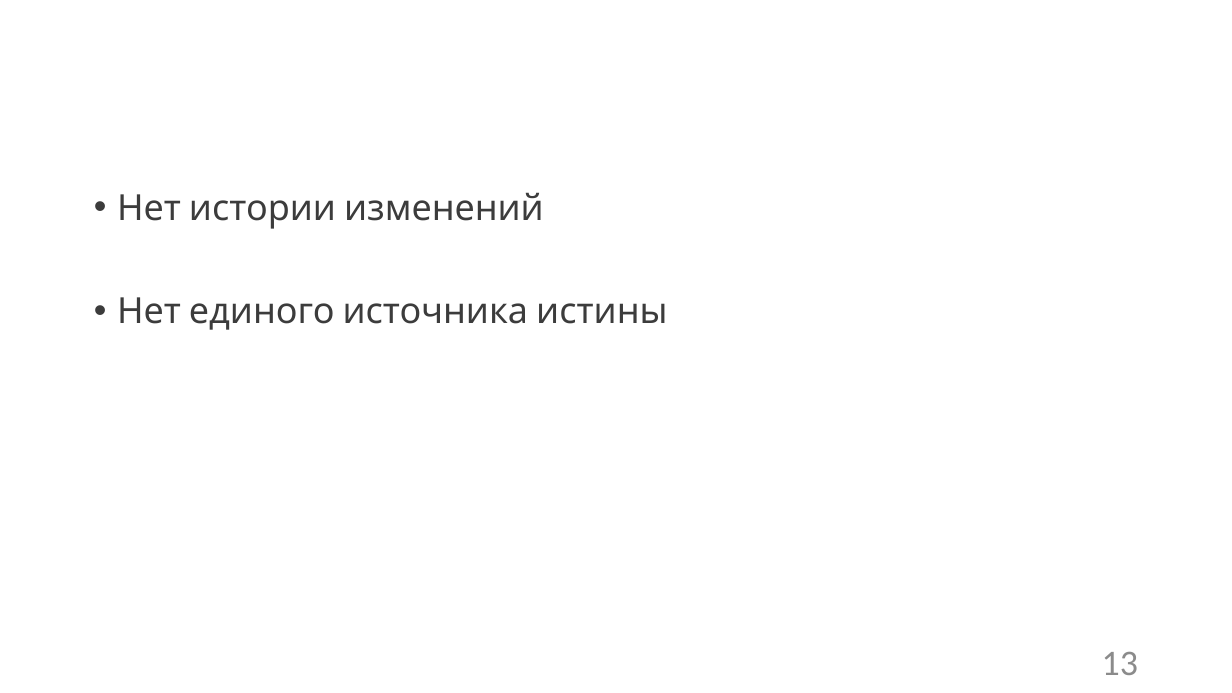
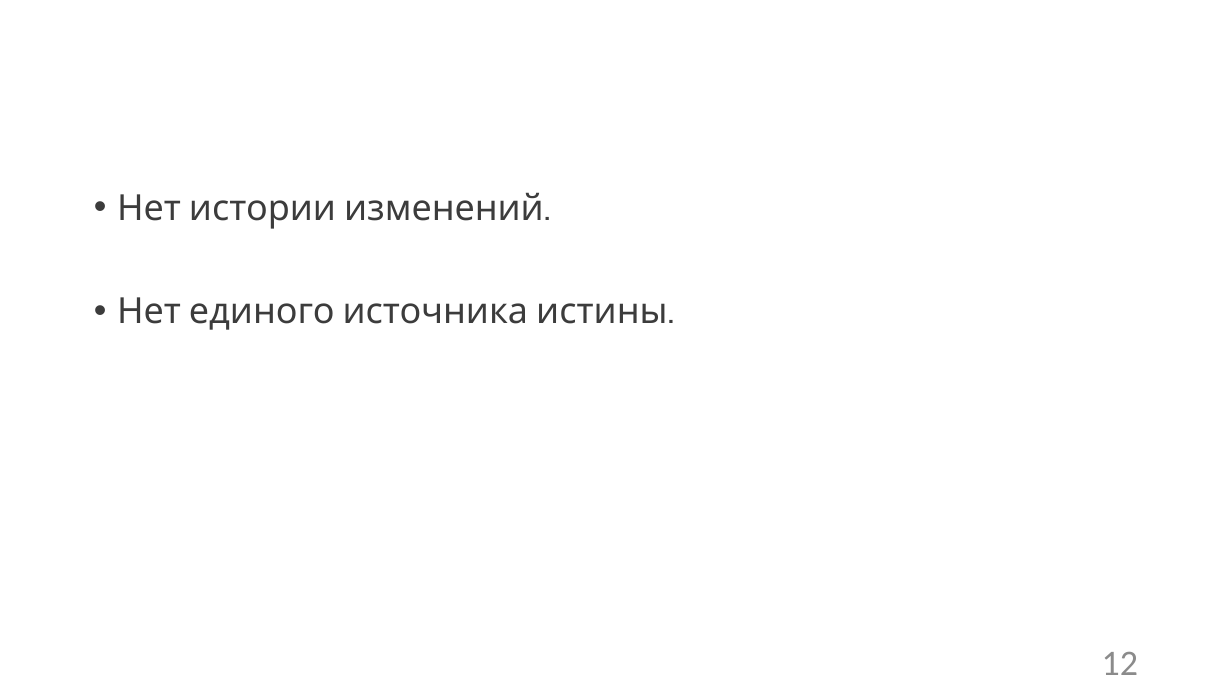
Before and after one commit to Sa1Gur/DbTest.Containers, a slide deck: slide 12 of DbaseTesting.pptx (slide 13 before the commit). Drawn at 1232x693 pixels with LibreOffice and Linux fonts; fonts in the diff are those of the drawing; background and template pictures are left out. Boxes give left, top, right and bottom in pixels: in the first picture for what was removed or moved away, otherwise in the second. Text is boxed around its words. In the diff, an @@ line names an element or a change of style, - is before the commit and + after.

```diff
--- a/DbaseTesting.pptx
+++ b/DbaseTesting.pptx
@@ text at (117, 192, 667, 330): text changed @@
-• Нет истории изменений
-• Нет единого источника истины
+• Нет истории изменений.
+• Нет единого источника истины.
@@ page number at (1102, 652, 1138, 675): text changed @@
-13
+12
```
Also in this commit, not shown: 13 other slides changed, 2 slides removed, 5 other files.
